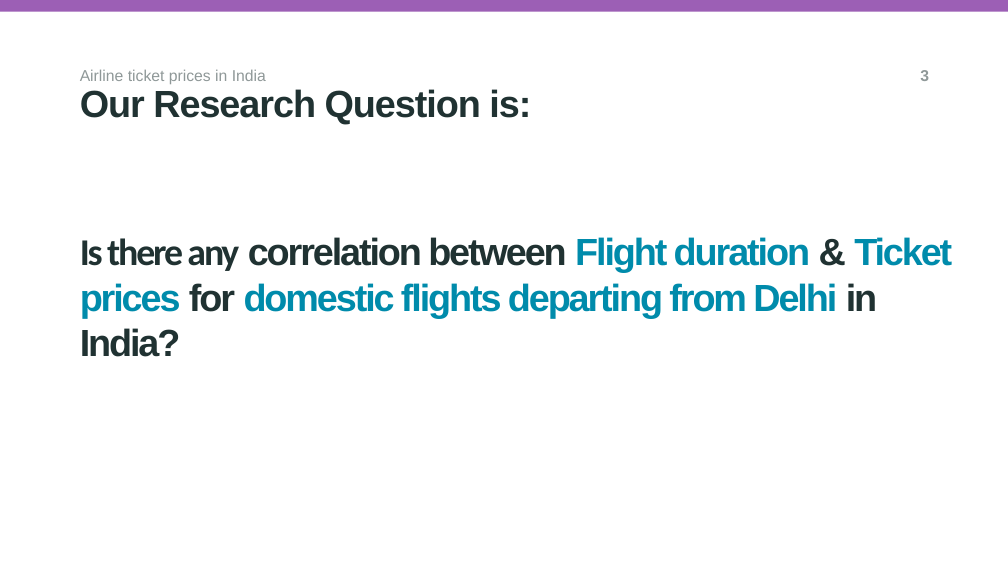
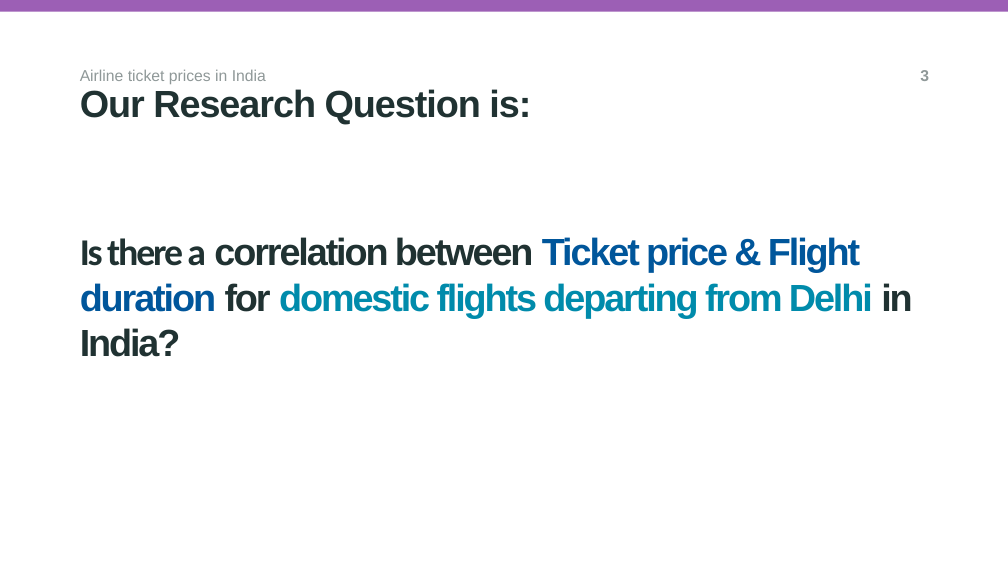
Before and after one commit to ma24afs/Group---A147, a slide deck: slide 3 of Ds115 Team Research.pptx. Drawn at 1008x567 pixels with LibreOffice and Linux fonts; fonts in the diff are those of the drawing; background and template pictures are left out. Boxes give left, top, right and bottom in pixels: in the first picture for what was removed or moved away, otherwise in the second. Text is boxed around its words. In the diff, an @@ line names an element or a change of style, - is before the commit and + after.

```diff
--- a/Ds115 Team Research.pptx
+++ b/Ds115 Team Research.pptx
@@ title at bbox=[80, 237, 912, 357]: text changed; text colour #008BAB to #203232 @@
-Is there any correlation between Flight duration & Ticket prices for domestic flights departing from Delhi in India?
+Is there a correlation between Ticket price & Flight duration for domestic flights departing from Delhi in India?
```
Also in this commit, not shown: 2 other slides changed.
